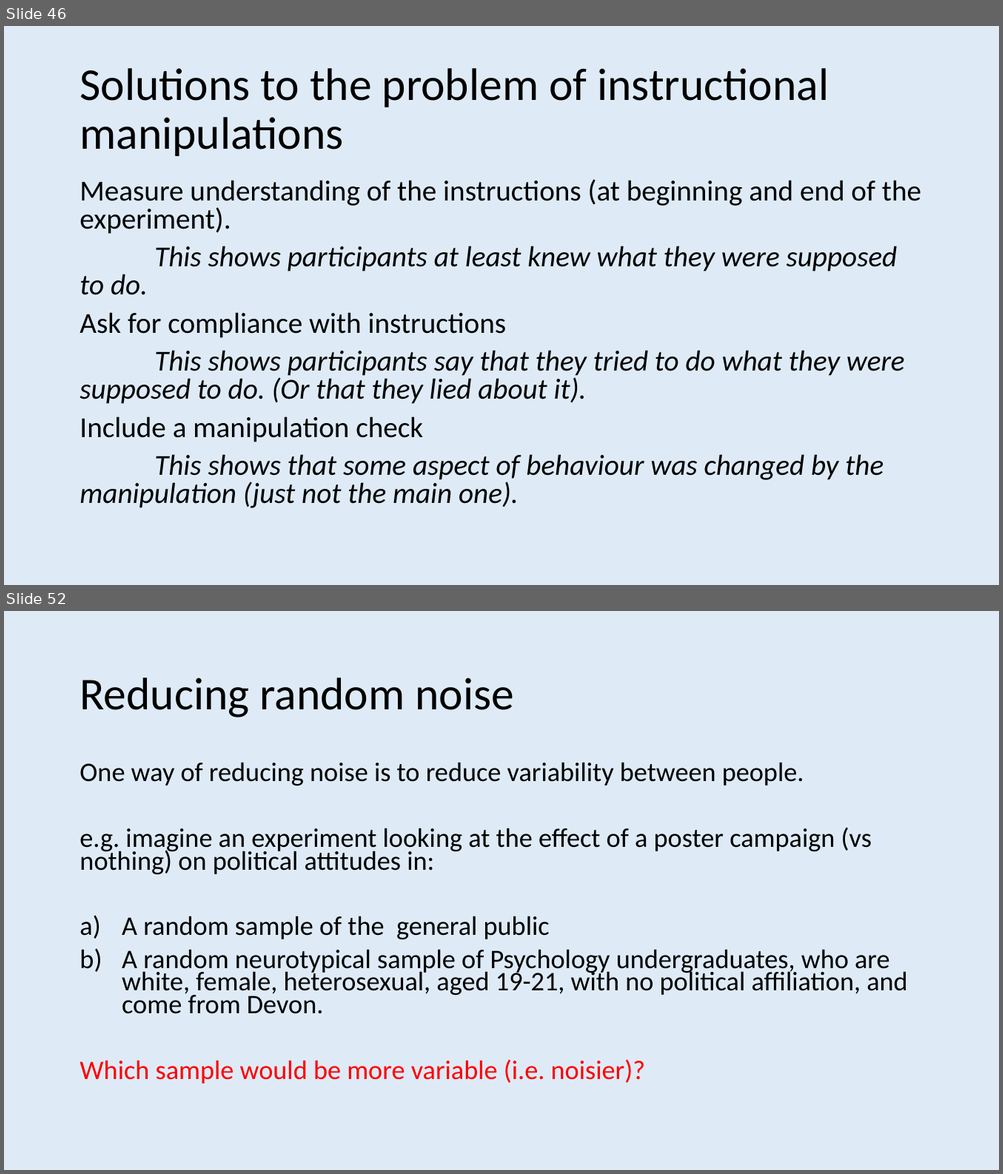
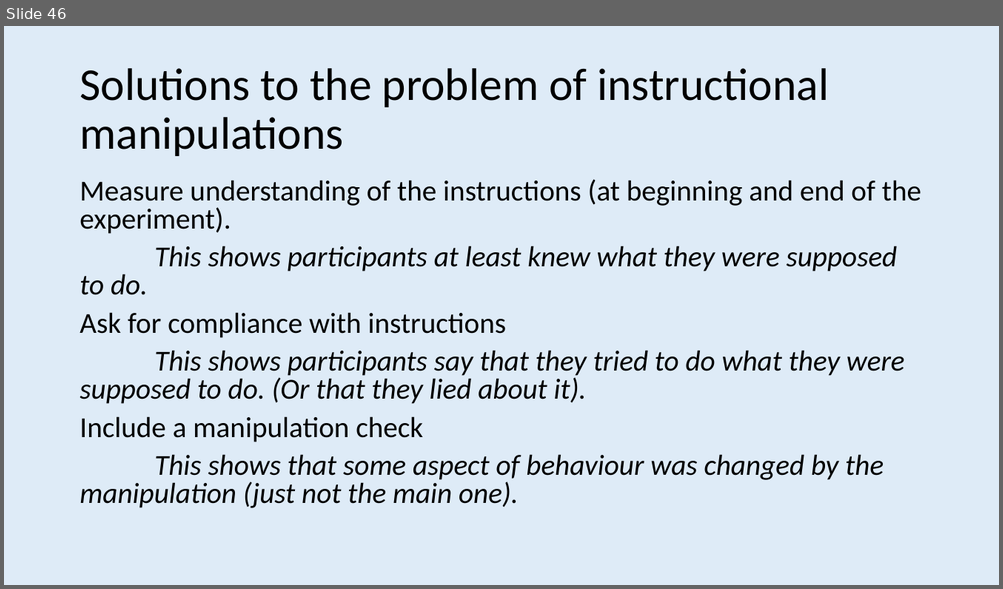
Before and after one commit to ajwills72/rmhealth-found, a slide deck: docs/experiments_data.pptx. Shown one above the other, each under a label of ours: slides 46 and 52 before the commit, slide 46 after it; the slides between them are not shown. The pictures are 1003x1174 and 1003x589 pixels, drawn with LibreOffice and Linux fonts; fonts in the diff are those of the drawing. Boxes give left, top, right and bottom in pixels: in the first picture for what was removed or moved away, otherwise in the second. Text is boxed around its words. In the diff, an @@ line names an element or a change of style, - is before the commit and + after.

```diff
--- a/docs/experiments_data.pptx
+++ b/docs/experiments_data.pptx
@@ slide 52 removed at <box>4,611,999,1170</box>, background #DEEBF7 @@
@@ title removed at <box>79,678,514,718</box> @@
-Reducing random noise
@@ text removed at <box>79,762,907,1084</box> @@
-One way of reducing noise is to reduce variability between people.
-e.g. imagine an experiment looking at the effect of a poster campaign (vs nothing) on political attitudes in:
-a) A random sample of the general public
-b) A random neurotypical sample of Psychology undergraduates, who are white, female, heterosexual, aged 19-21, with no political affiliation, and come from Devon.
-Which sample would be more variable (i.e. noisier)?
```
Also in this commit, not shown: 16 slides changed, 3 slides added, 24 other slides removed, 3 other files.
